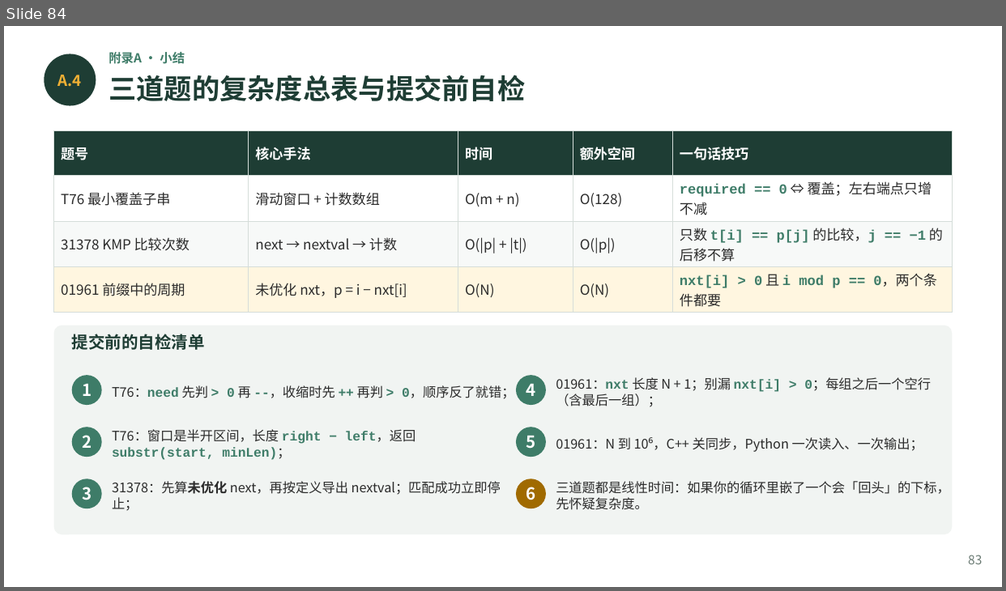
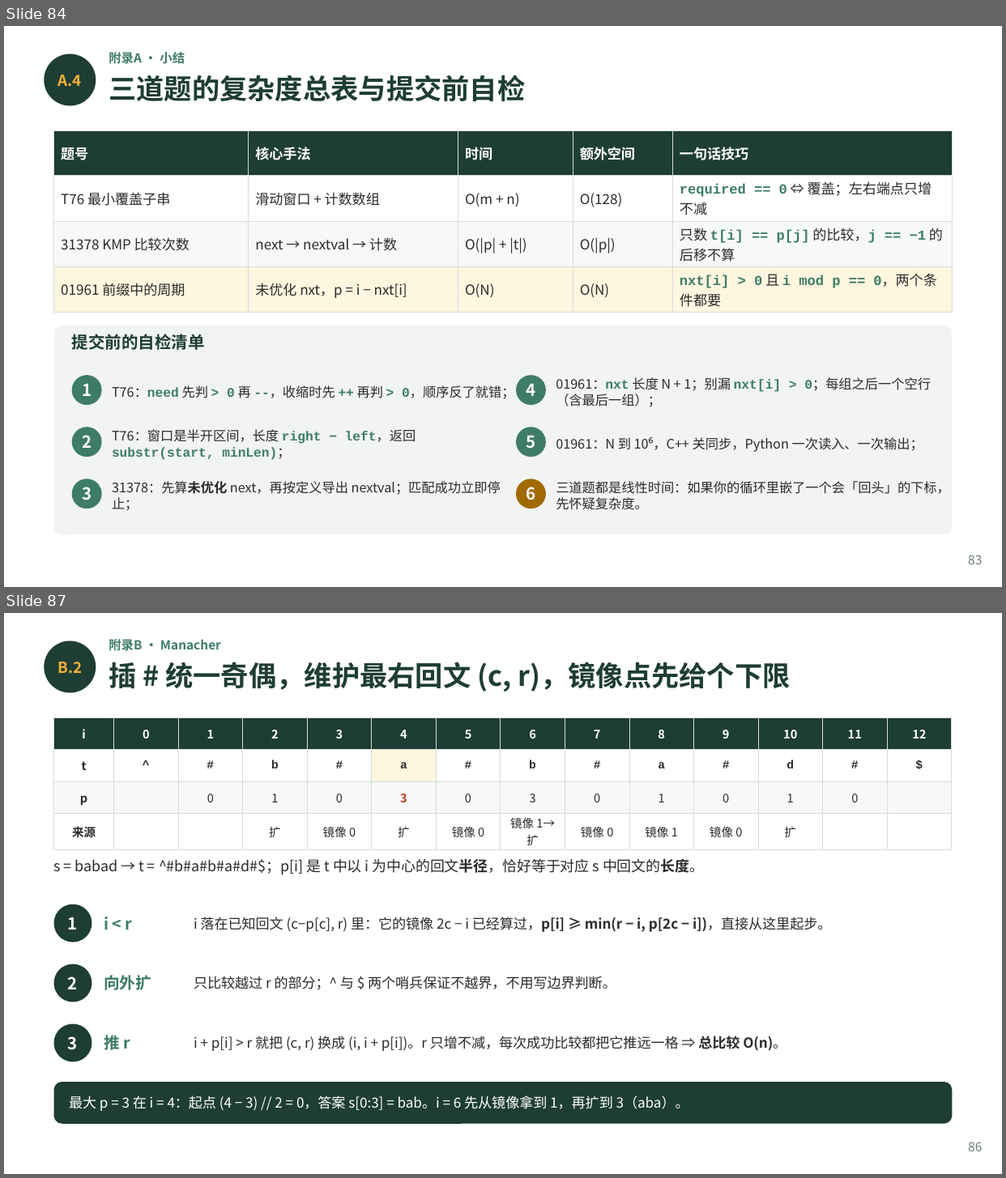
Before and after one commit to GMyhf/2026fall-cs201, a slide deck: courseware/202609_DSA_04_String.pptx. Shown one above the other, each under a label of ours: slide 84 before the commit, slides 84 and 87 after it; the slides between them are not shown. The pictures are 1006x591 and 1006x1178 pixels, drawn with LibreOffice and Linux fonts; fonts in the diff are those of the drawing. Boxes give left, top, right and bottom in pixels: in the first picture for what was removed or moved away, otherwise in the second. Text is boxed around its words. In the diff, an @@ line names an element or a change of style, - is before the commit and + after.

```diff
--- a/courseware/202609_DSA_04_String.pptx
+++ b/courseware/202609_DSA_04_String.pptx
@@ slide 87 added at bbox=[4, 613, 1002, 1174], background #FFFFFF @@
@@ ellipse added at bbox=[44, 641, 96, 693], fill #1E3D34 @@
@@ text added at bbox=[108, 639, 221, 651], 9 pt, text #3E7C68, bold @@
+附录B · Manacher
@@ text added at bbox=[57, 662, 82, 673], 11 pt, text #F2B134, bold @@
+B.2
@@ text added at bbox=[108, 662, 790, 692], 20 pt, text #1E3D34, bold @@
+插 # 统一奇偶，维护最右回文 (c, r)，镜像点先给个下限
@@ table added at bbox=[54, 717, 957, 849], 4 rows, 14 columns @@
+i | 0 | 1 | 2 | 3 | 4 | 5 | 6 | 7 | 8 | 9 | 10 | 11 | 12
+t | ^ | # | b | # | a | # | b | # | a | # | d | # | $
+p |  | 0 | 1 | 0 | 3 | 0 | 3 | 0 | 1 | 0 | 1 | 0 | 
+来源 |  |  | 扩 | 镜像 0 | 扩 | 镜像 0 | 镜像 1→扩 | 镜像 0 | 镜像 1 | 镜像 0 | 扩 |  | 
@@ text added at bbox=[54, 858, 704, 875], 10.5 pt, text #2B2B2B @@
+s = babad → t = ^#b#a#b#a#d#$；p[i] 是 t 中以 i 为中心的回文半径，恰好等于对应 s 中回文的长度。
@@ ellipse added at bbox=[54, 905, 91, 943], fill #1E3D34 @@
@@ text added at bbox=[68, 917, 78, 930], 12 pt, text #FFFFFF, bold @@
+1
@@ text added at bbox=[104, 917, 133, 930], 11.5 pt, text #3E7C68, bold @@
+i < r
@@ text added at bbox=[194, 917, 831, 932], 10 pt, text #2B2B2B @@
+i 落在已知回文 (c−p[c], r) 里：它的镜像 2c − i 已经算过，p[i] ≥ min(r − i, p[2c − i])，直接从这里起步。
@@ ellipse added at bbox=[54, 965, 91, 1002], fill #1E3D34 @@
@@ text added at bbox=[68, 977, 78, 990], 12 pt, text #FFFFFF, bold @@
+2
@@ text added at bbox=[104, 975, 151, 990], 11.5 pt, text #3E7C68, bold @@
+向外扩
@@ text added at bbox=[194, 976, 616, 990], 10 pt, text #2B2B2B @@
+只比较越过 r 的部分；^ 与 $ 两个哨兵保证不越界，不用写边界判断。
@@ ellipse added at bbox=[54, 1024, 91, 1062], fill #1E3D34 @@
@@ text added at bbox=[68, 1037, 78, 1050], 12 pt, text #FFFFFF, bold @@
+3
@@ text added at bbox=[104, 1035, 130, 1050], 11.5 pt, text #3E7C68, bold @@
+推 r
@@ text added at bbox=[194, 1036, 786, 1051], 10 pt, text #2B2B2B @@
+i + p[i] > r 就把 (c, r) 换成 (i, i + p[i])。r 只增不减，每次成功比较都把它推远一格 ⇒ 总比较 O(n)。
@@ rounded rectangle added at bbox=[54, 1082, 952, 1124], fill #1E3D34 @@
@@ text added at bbox=[69, 1096, 689, 1111], 10 pt, text #FFFFFF @@
+最大 p = 3 在 i = 4：起点 (4 − 3) // 2 = 0，答案 s[0:3] = bab。i = 6 先从镜像拿到 1，再扩到 3（aba）。
@@ text added at bbox=[968, 1142, 982, 1152], 9 pt, text #6B7B74 @@
+86
```
Also in this commit, not shown: 2 slides changed, 3 other slides added, 2 other files.
